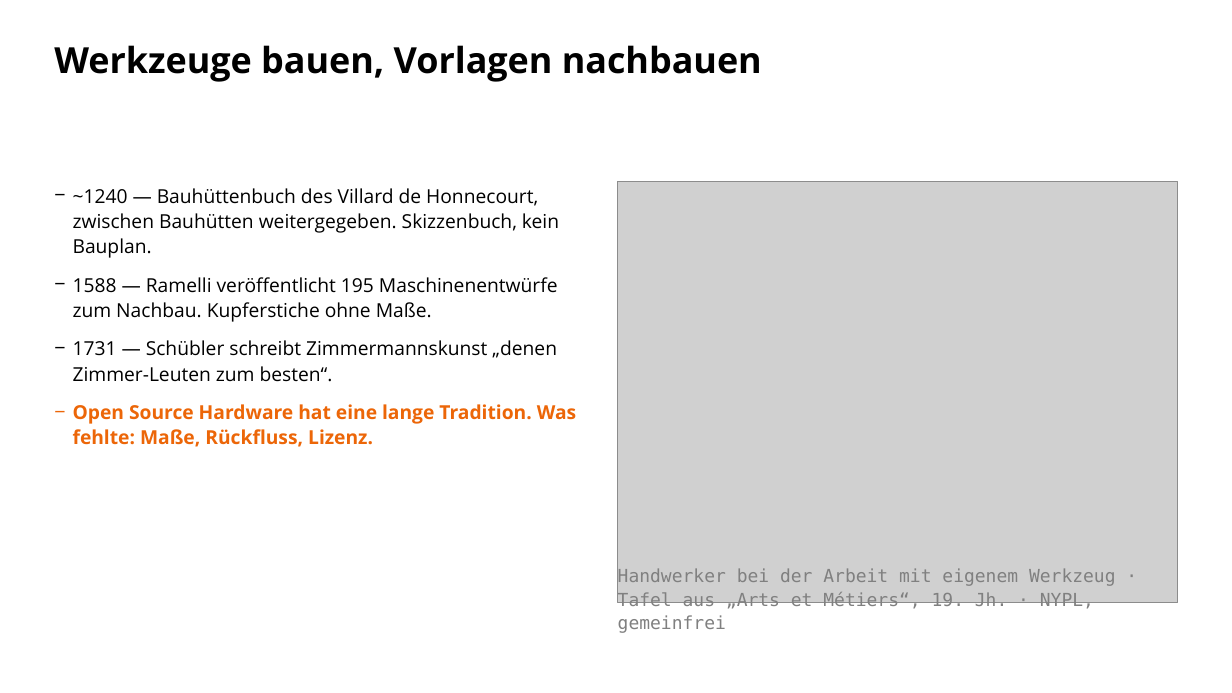
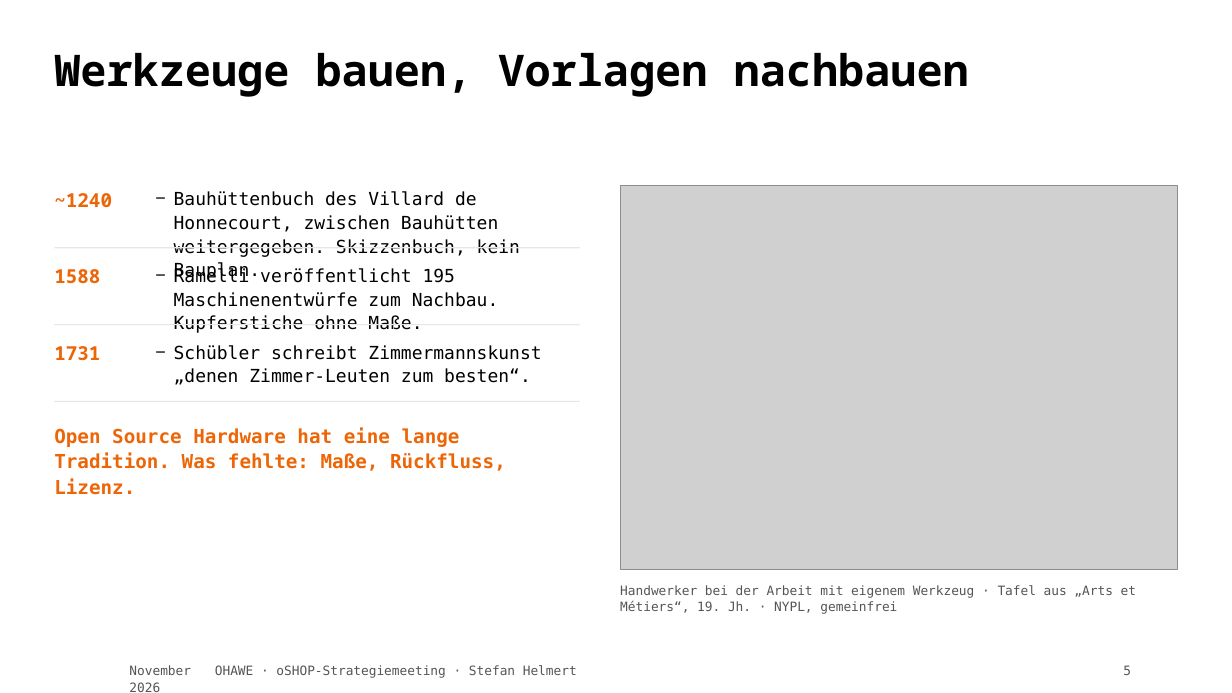
Before and after one commit to TheTesla/slides-oshop-strategieemeeting-ohawe, a slide deck: slide 5 of ohawe-strategie.pptx. Drawn at 1232x693 pixels with LibreOffice and Linux fonts; fonts in the diff are those of the drawing; grey boxes stand for pictures; background and template pictures are left out. Boxes give left, top, right and bottom in pixels: in the first picture for what was removed or moved away, otherwise in the second. Text is boxed around its words. In the diff, an @@ line names an element or a change of style, - is before the commit and + after.

```diff
--- a/ohawe-strategie.pptx
+++ b/ohawe-strategie.pptx
@@ text "Werkzeuge bauen, Vorlagen nachbauen" at [54,53,969,97]: size 28 to 34 pt, font Open Sans to Noto Sans Mono; line spacing 1 to 1.1; more space between paragraphs @@
@@ text added at [54,193,112,207], 15 pt, text #EC6608, bold @@
+~1240
@@ text removed at [73,188,576,447] @@
-− ~1240 — Bauhüttenbuch des Villard de Honnecourt, zwischen Bauhütten weitergegeben. Skizzenbuch, kein Bauplan.
-− 1588 — Ramelli veröffentlicht 195 Maschinenentwürfe zum Nachbau. Kupferstiche ohne Maße.
-− 1731 — Schübler schreibt Zimmermannskunst „denen Zimmer-Leuten zum besten“.
-− Open Source Hardware hat eine lange Tradition. Was fehlte: Maße, Rückfluss, Lizenz.
@@ text added at [174,191,520,257], 14 pt, text #000000 @@
+− Bauhüttenbuch des Villard de Honnecourt, zwischen Bauhütten weitergegeben. Skizzenbuch, kein Bauplan.
@@ picture: place and size @@
-picture at [618,181,1178,603]
+picture at [620,186,1177,570]
@@ text added at [54,269,100,284], 15 pt, text #EC6608, bold @@
+1588
@@ rectangle added at [55,248,580,249], fill #E6E6E6 @@
@@ text added at [174,268,499,333], 14 pt, text #000000 @@
+− Ramelli veröffentlicht 195 Maschinenentwürfe zum Nachbau. Kupferstiche ohne Maße.
@@ rectangle added at [55,324,580,325], fill #E6E6E6 @@
@@ text added at [54,346,100,361], 15 pt, text #EC6608, bold @@
+1731
@@ text added at [174,345,541,385], 14 pt, text #000000 @@
+− Schübler schreibt Zimmermannskunst „denen Zimmer-Leuten zum besten“.
@@ rectangle added at [55,401,580,402], fill #E6E6E6 @@
@@ text added at [54,428,506,495], 15 pt, text #EC6608, bold @@
+Open Source Hardware hat eine lange Tradition. Was fehlte: Maße, Rückfluss, Lizenz.
@@ text "Handwerker bei der Arbeit mit ...": place and size @@
-text "Handwerker bei der Arbeit mit ..." at [618,568,1116,633]
+text "Handwerker bei der Arbeit mit ..." at [620,585,1136,614]
@@ text "Handwerker bei der Arbeit mit ..." at [620,585,1136,614]: size 14 to 10 pt, text colour #808080 to #555555; more space between paragraphs; vertical alignment bottom to top @@
@@ text added at [129,665,191,692], 10 pt, text #555555 @@
+November 2026
@@ text added at [215,665,577,678], 10 pt, text #555555 @@
+OHAWE · oSHOP-Strategiemeeting · Stefan Helmert
@@ text added at [1123,665,1131,675], 10 pt, text #555555 @@
+5
```
Also in this commit, not shown: 10 other slides changed, 4 other files.
